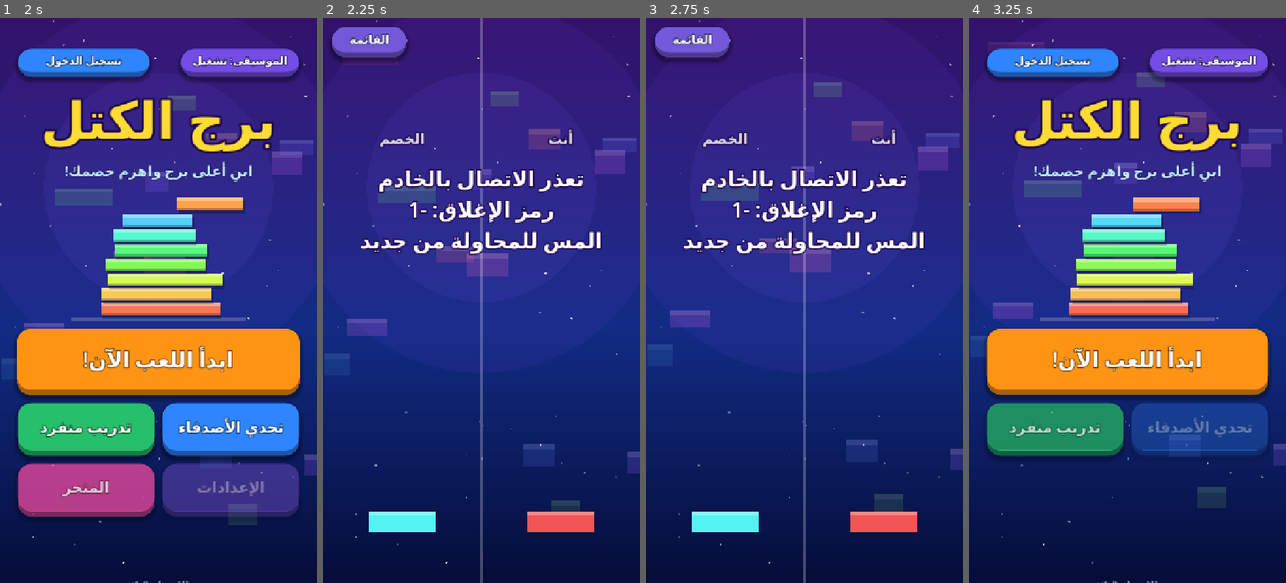
Above: before the commit, frames 1-4 (left to right).
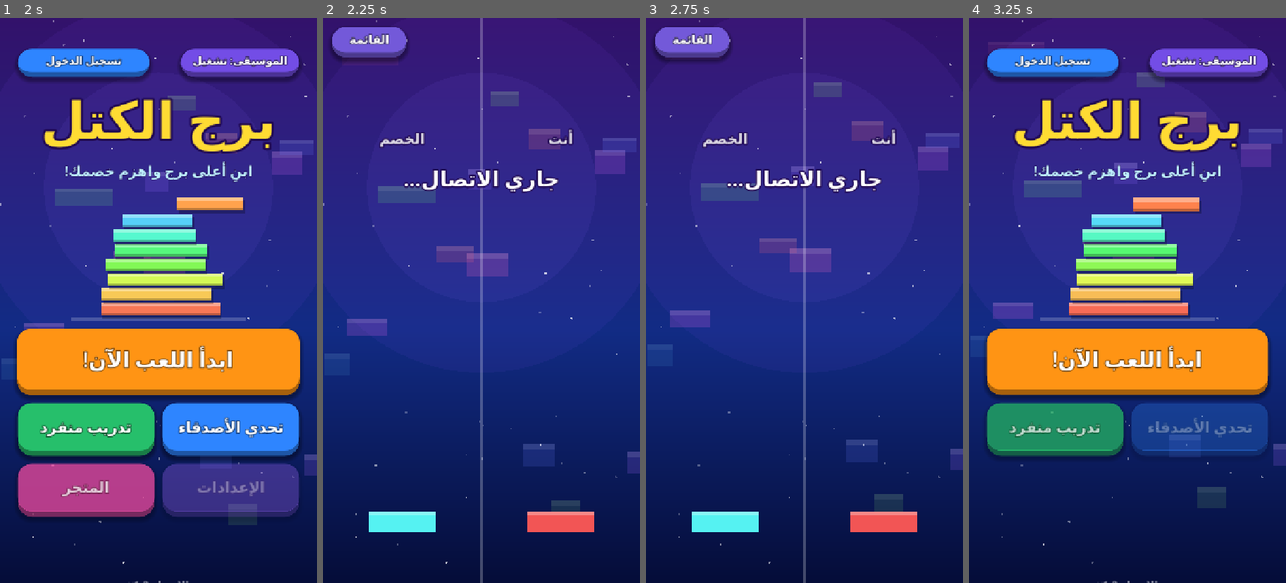
Above: after the commit, the same moments.

Repository: eab71334-web/TowerWars-ios
Game: Godot game, scene res://main_menu.tscn
The game is run twice, just before and just after one commit, with the same random seed, the same clock (stepped at 60 frames per second) and the same inputs.
Inputs:
- Up to frame 1 (2 s): click "الدخول بـ Google" at 0.5 s; click "لاحقاً" at 1.25 s
- Up to frame 2 (2.25 s): click "ابدأ اللعب الآن!" at 2 s
- Up to frame 3 (2.75 s): no input
- Up to frame 4 (3.25 s): click "القائمة" at 2.75 s

Frame 1 is identical in both runs. In frame 2, 3.6% of the frame differs, in the area x 11-88%, y 26-42%; in frame 3, 3.6%; in frame 4, nothing differs.

Commit message:
Update online.gd

Diff:
--- a/online.gd
+++ b/online.gd
@@ -1,6 +1,5 @@
 extends Node2D
 
-const SERVER_URL := "wss://towerwars-ios-production.up.railway.app"
 const ResultOverlay = preload("res://result_overlay.gd")
 const W := 720.0
 const TW := 360.0
@@ -8,7 +7,7 @@
 const START_W := 150.0
 const PERFECT_TOL := 8.0
 const ROUND_TIME := 90.0
-const CONNECT_TIMEOUT := 10.0
+const CONNECT_TIMEOUT := 12.0
 const GOLD := Color(1.0, 0.86, 0.2)
 const RED := Color(1.0, 0.4, 0.45)
 const ORANGE := Color(1.0, 0.65, 0.2)
@@ -34,10 +33,10 @@
 var vh := 1280.0
 var player: Tower
 var opp: Tower
-var ws := WebSocketPeer.new()
 var state := "connecting"
 var mode := "random"
 var code := ""
+var opp_name := "الخصم"
 var time_left := ROUND_TIME
 var pos_t := 0.0
 var msg_t := 0.0
@@ -51,6 +50,7 @@
 var timer_label: Label
 var opp_score: Label
 var player_score: Label
+var opp_name_label: Label
 var msg_label: Label
 
 func _ready() -> void:
@@ -71,8 +71,10 @@
 	timer_label = _hud(0.0, 8.0, W, 84, Color.WHITE)
 	opp_score = _hud(0.0, 120.0, TW, 110, CYAN)
 	player_score = _hud(TW, 120.0, TW, 110, GOLD)
-	_hud(0.0, 250.0, TW, 32, Color(1, 1, 1, 0.85)).text = "الخصم"
-	_hud(TW, 250.0, TW, 32, Color(1, 1, 1, 0.85)).text = "أنت"
+	opp_name_label = _hud(0.0, 250.0, TW, 32, Color(1, 1, 1, 0.85))
+	opp_name_label.text = "الخصم"
+	var me_label := _hud(TW, 250.0, TW, 32, Color(1, 1, 1, 0.85))
+	me_label.text = str(Net.profile.get("name", "أنت")) if Net.logged_in() else "أنت"
 	msg_label = _hud(0.0, 330.0, W, 48, Color.WHITE)
 
 	var back := UI.button("القائمة", Color(0.45, 0.35, 0.85), 70, 26)
@@ -84,14 +86,23 @@
 	_init_tower(player)
 	_init_tower(opp)
 
-	if SERVER_URL.contains("CHANGE-ME"):
-		_fail("لم تضع دومين الخادم\nعدّل SERVER_URL في online.gd")
-		return
-
-	msg_label.text = "جاري الاتصال..."
-	var err := ws.connect_to_url(SERVER_URL)
-	if err != OK:
-		_fail("تعذر الاتصال بالخادم\nرمز الخطأ: %d" % err)
+	Net.in_match_scene = true
+	Net.message.connect(_on_msg)
+	Net.connected.connect(_on_connected)
+	Net.disconnected.connect(_on_disc)
+
+	if Net.start_pending:
+		Net.start_pending = false
+		var sm := Net.start_msg
+		Net.start_msg = {}
+		_start(sm)
+	elif Net.is_open:
+		_on_connected()
+	else:
+		msg_label.text = "جاري الاتصال..."
+
+func _exit_tree() -> void:
+	Net.in_match_scene = false
 
 func _hud(x: float, y: float, w: float, fs: int, color: Color) -> Label:
 	var l := UI.label("", fs, color, 12)
@@ -112,7 +123,7 @@
 	msg_label.text = text + "\nالمس للمحاولة من جديد"
 
 func _leave() -> void:
-	ws.close()
+	Net.send({"t": "leave", "done": state == "over"})
 	get_tree().change_scene_to_file("res://main_menu.tscn")
 
 func _again() -> void:
@@ -120,10 +131,6 @@
 		get_tree().reload_current_scene()
 	else:
 		get_tree().change_scene_to_file("res://friends.tscn")
-
-func _send(d: Dictionary) -> void:
-	if ws.get_ready_state() == WebSocketPeer.STATE_OPEN:
-		ws.send_text(JSON.stringify(d))
 
 func _init_tower(t: Tower) -> void:
 	t.blocks.clear()
@@ -187,7 +194,11 @@
 		opp_score.text = oss
 		_pop(opp_score)
 
-func _start() -> void:
+func _start(m: Dictionary) -> void:
+	var info = m.get("opp", {})
+	if typeof(info) == TYPE_DICTIONARY:
+		opp_name = str(info.get("name", "الخصم"))
+		opp_name_label.text = "%s (م%d)" % [opp_name, int(info.get("level", 1))]
 	_init_tower(player)
 	_init_tower(opp)
 	time_left = ROUND_TIME
@@ -198,17 +209,24 @@
 	Sfx.perfect()
 	_update_ui()
 
-func _on_open() -> void:
+func _on_connected() -> void:
+	if state != "connecting":
+		return
 	state = "waiting"
 	if mode == "create":
-		_send({"t": "create"})
+		Net.send({"t": "create"})
 		msg_label.text = "جاري إنشاء اللعبة..."
 	elif mode == "join":
-		_send({"t": "join", "code": code})
+		Net.send({"t": "join", "code": code})
 		msg_label.text = "جاري الدخول..."
 	else:
-		_send({"t": "find"})
+		Net.send({"t": "find"})
 		msg_label.text = "نبحث عن خصم..."
+
+func _on_disc() -> void:
+	if state == "over" or state == "offline" or state == "error":
+		return
+	_fail("انقطع الاتصال")
 
 func _on_msg(m: Dictionary) -> void:
 	var t: String = str(m.get("t", ""))
@@ -223,9 +241,8 @@
 		end_ms = Time.get_ticks_msec()
 		msg_label.size.y = 200.0
 		msg_label.text = "%s\nالمس للرجوع" % str(m.get("m", "خطأ"))
-		ws.close()
 	elif t == "start":
-		_start()
+		_start(m)
 	elif state != "playing":
 		return
 	elif t == "drop":
@@ -265,26 +282,10 @@
 		queue_redraw()
 		return
 
-	ws.poll()
-	var st := ws.get_ready_state()
-
-	if st == WebSocketPeer.STATE_OPEN:
-		if state == "connecting":
-			_on_open()
-		while ws.get_available_packet_count() > 0:
-			var m = JSON.parse_string(ws.get_packet().get_string_from_utf8())
-			if typeof(m) == TYPE_DICTIONARY:
-				_on_msg(m)
-	elif st == WebSocketPeer.STATE_CONNECTING:
+	if state == "connecting":
 		connect_t += delta
 		if connect_t > CONNECT_TIMEOUT:
-			ws.close()
-			_fail("الخادم لا يستجيب\nتأكد من الدومين و Railway")
-	elif st == WebSocketPeer.STATE_CLOSED and state != "over":
-		var reason := "انقطع الاتصال"
-		if state == "connecting":
-			reason = "تعذر الاتصال بالخادم\nرمز الإغلاق: %d" % ws.get_close_code()
-		_fail(reason)
+			_fail("تعذر الاتصال بالخادم\nتأكد من الإنترنت")
 
 	if state == "playing":
 		time_left -= delta
@@ -293,7 +294,7 @@
 			pos_t -= delta
 			if pos_t <= 0.0:
 				pos_t = 0.1
-				_send({"t": "pos", "x": player.cur_x, "w": player.cur_w, "h": player.hit})
+				Net.send({"t": "pos", "x": player.cur_x, "w": player.cur_w, "h": player.hit})
 		_check_end()
 		var secs := int(ceil(maxf(time_left, 0.0)))
 		timer_label.text = str(secs)
@@ -361,7 +362,7 @@
 		_spawn_fall(t, t.cur_x, y, t.cur_w, col)
 		t.dead = true
 		Sfx.hit()
-		_send({"t": "dead"})
+		Net.send({"t": "dead"})
 		_say("سقط برجك! ننتظر الخصم", 3.0, RED)
 		_check_end()
 		return
@@ -382,7 +383,7 @@
 		Sfx.perfect()
 		_say("مضبوط! x%d" % t.combo, 0.9, GOLD)
 		if t.combo % 3 == 0:
-			_send({"t": "atk"})
+			Net.send({"t": "atk"})
 			_say("هجوم على الخصم!", 1.3, ORANGE)
 	else:
 		t.combo = 0
@@ -394,7 +395,7 @@
 
 	t.blocks.append({"x": nx, "w": nw, "c": col})
 	t.score += 1
-	_send({"t": "drop", "x": nx, "w": nw})
+	Net.send({"t": "drop", "x": nx, "w": nw})
 	_spawn(t, nw)
 	_update_ui()
 
@@ -425,7 +426,8 @@
 	end_ms = Time.get_ticks_msec()
 	msg_t = 0.0
 	msg_label.text = ""
-	ws.close()
+	Net.send({"t": "result", "r": result})
+	Net.send({"t": "leave", "done": true})
 	var title := "تعادل"
 	var col := CYAN
 	if result > 0:
@@ -441,7 +443,7 @@
 	var again_text := "العب مرة ثانية" if mode == "random" else "تحدٍّ جديد"
 	var ov := ResultOverlay.new()
 	add_child(ov)
-	ov.build(title, reason, col, player.score, opp.score, "الخصم", again_text)
+	ov.build(title, reason, col, player.score, opp.score, opp_name, again_text)
 	ov.again_pressed.connect(_again)
 	ov.menu_pressed.connect(_leave)
 
